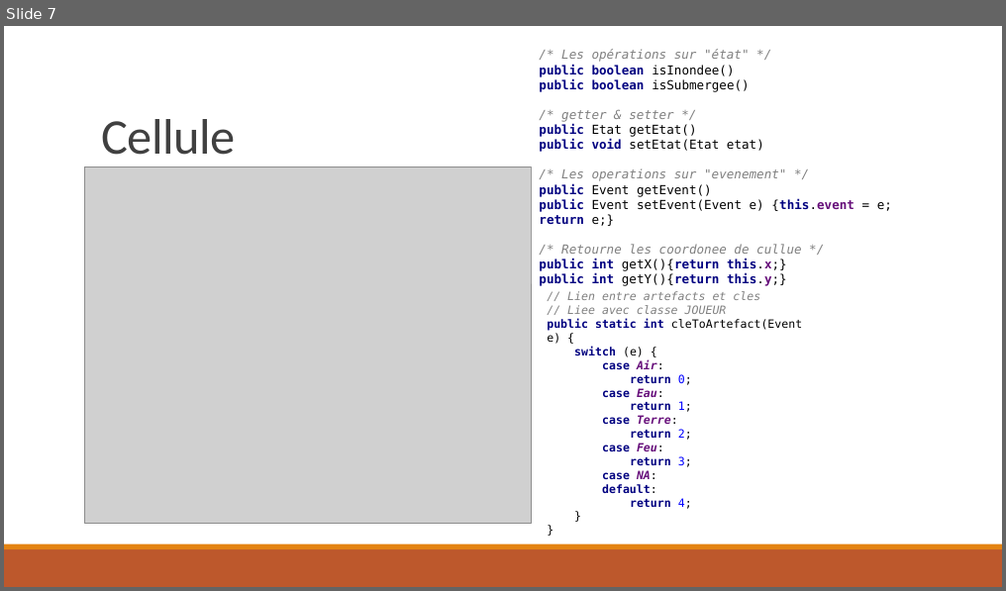
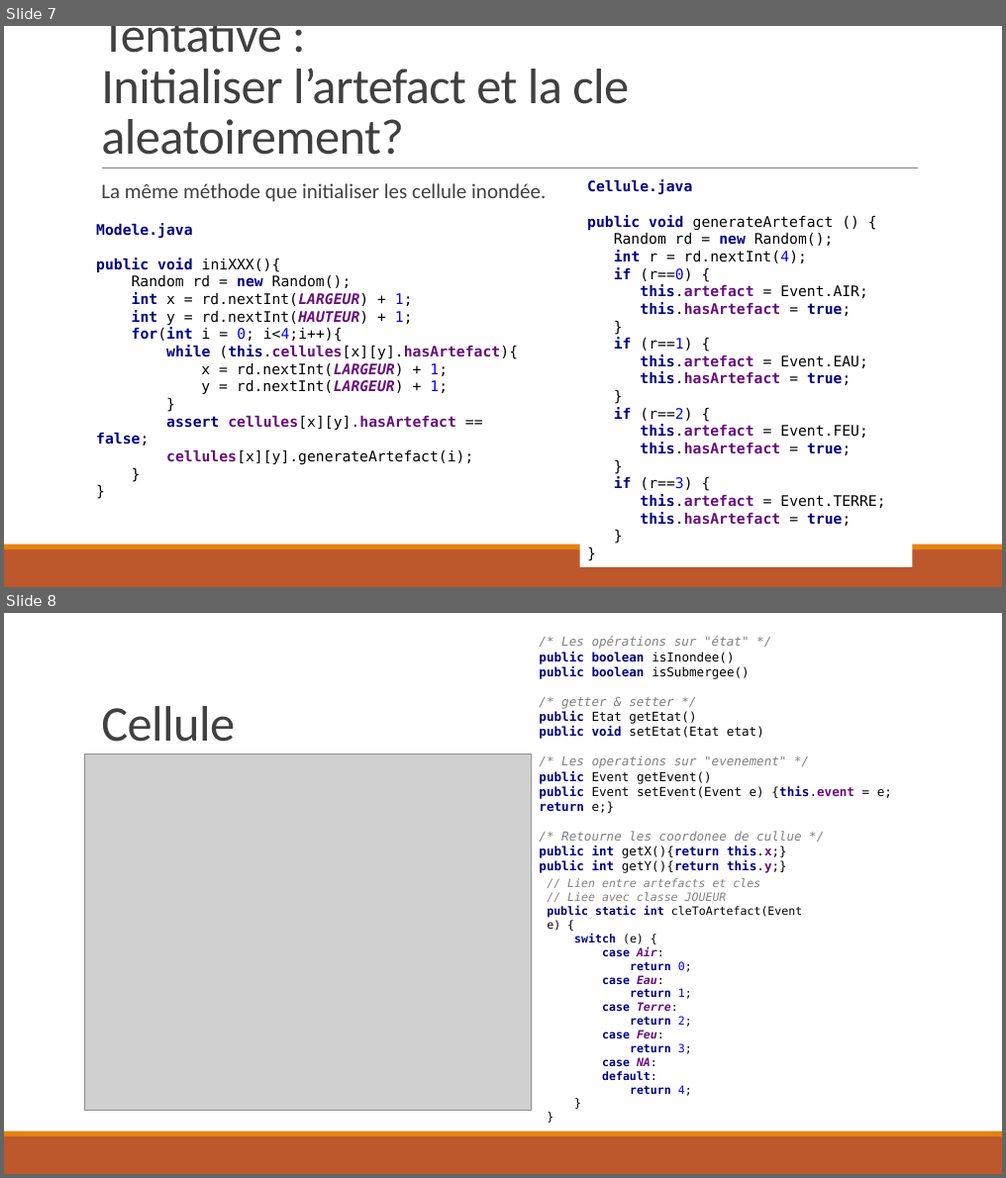
Before and after one commit to nailqm/ProjetJavaL2, a slide deck: Soutenance.pptx. Shown one above the other, each under a label of ours: slide 7 before the commit, slides 7 and 8 after it. The pictures are 1006x591 and 1006x1178 pixels, drawn with LibreOffice and Linux fonts; fonts in the diff are those of the drawing; grey boxes stand for pictures. Boxes give left, top, right and bottom in pixels: in the first picture for what was removed or moved away, otherwise in the second. Text is boxed around its words. In the diff, an @@ line names an element or a change of style, - is before the commit and + after.

```diff
--- a/Soutenance.pptx
+++ b/Soutenance.pptx
@@ slide 7 added at (x1=4, y1=26, x2=1002, y2=587), background #FFFFFF; not listed: 3 template elements that a slide beside it also shows @@
@@ title added at (x1=101, y1=26, x2=629, y2=155), 48 pt, text #404040 @@
+Tentative :
+Initialiser l’artefact et la cle aleatoirement?
@@ rectangle added at (x1=580, y1=172, x2=912, y2=568), fill #FFFFFF, 14 pt, text #000000, bold @@
+Cellule.java
+public void generateArtefact () {
+Random rd = new Random();
+int r = rd.nextInt(4);
+if (r==0) {
+this.artefact = Event.AIR;
+this.hasArtefact = true;
+}
+if (r==1) {
+this.artefact = Event.EAU;
+this.hasArtefact = true;
+}
+if (r==2) {
+this.artefact = Event.FEU;
+this.hasArtefact = true;
+}
+if (r==3) {
+this.artefact = Event.TERRE;
+this.hasArtefact = true;
+}
+}
@@ text added at (x1=101, y1=183, x2=546, y2=202), 20 pt, text #404040 @@
+  La même méthode que initialiser les cellule inondée.
@@ text added at (x1=96, y1=223, x2=518, y2=465), 14 pt, text #000000 @@
+Modele.java
+public void iniXXX(){
+Random rd = new Random();
+int x = rd.nextInt(LARGEUR) + 1;
+int y = rd.nextInt(HAUTEUR) + 1;
+for(int i = 0; i<4;i++){
+while (this.cellules[x][y].hasArtefact){
+x = rd.nextInt(LARGEUR) + 1;
+y = rd.nextInt(LARGEUR) + 1;
+}
+assert cellules[x][y].hasArtefact == false;
+cellules[x][y].generateArtefact(i);
+}
+}
@@ what was slide 7 is now slide 8 @@
```
Also in this commit, not shown: 2 slides changed.
